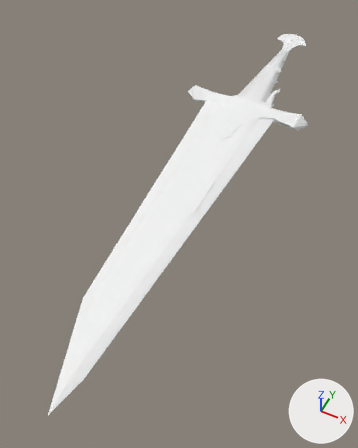
A saved change to the glTF model docs/models/weapons/w00/128.glb.
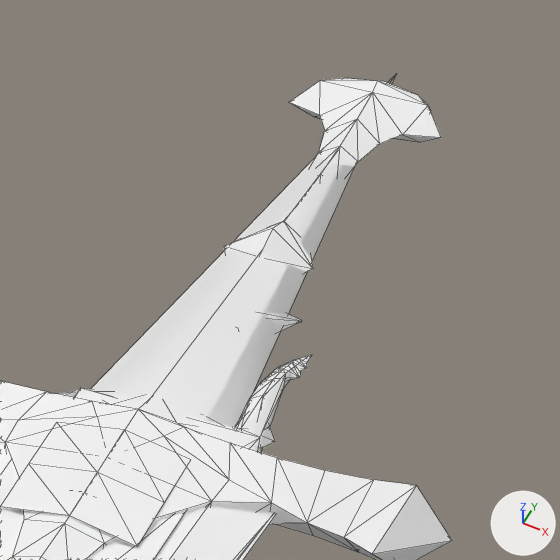
There are two pictures of each version: one whole from a 50 mm camera at (0.78, -2.65, 1.8) aimed at (-0.04, -1.01, -0.25), one close up on the part from 61% to 92% of the width and 4% to 29% of the height. The lights are fixed; the arrows at lower right show +X, +Y and +Z. The first two pictures are the older version. The close-ups show mesh edges as thin lines. Vertices at exactly the same position are counted once.

Before the edit, the objects in view are built like this:
```python
me_group_1 = bpy.data.meshes.new('Group[1]')
me_group_1.from_pydata(...)  # 255 vertices, 452 faces; spans x -0.4..0.4, y -2.25..0.88, z -0.06..0.06
# faces by material slot: [432, 16, 4]
me_group_1.materials.append(mat_xfb__e0__m00_env)  # white #ffffff
me_group_1.materials.append(mat_xfba1__m00_emia)  # white #ffffff
me_group_1.materials.append(mat_xfba_e1__m00_enva)  # white #ffffff
me_group_2 = bpy.data.meshes.new('Group[2]')
me_group_2.from_pydata(...)  # 519 vertices, 909 faces; spans x -0.156..0.147, y -0.805..0.212, z -0.053..0.053
# faces by material slot: [827, 82]
me_group_2.materials.append(mat_xfb__e0__m00_env01)  # white #ffffff
me_group_2.materials.append(mat_xfb__e0__m00_env)  # white #ffffff
ob_group_1 = bpy.data.objects.new('Group[1]', me_group_1)
ob_group_1.location = (0.0, 0.0, 0.0)
ob_group_2 = bpy.data.objects.new('Group[2]', me_group_2)
ob_group_2.location = (0.0, 0.0, 0.0)
```
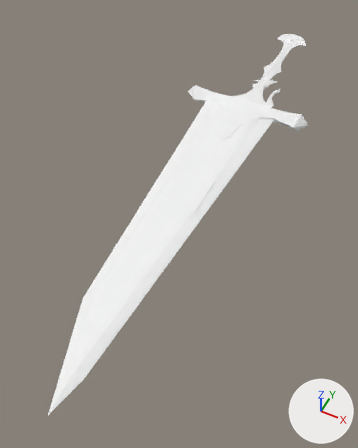
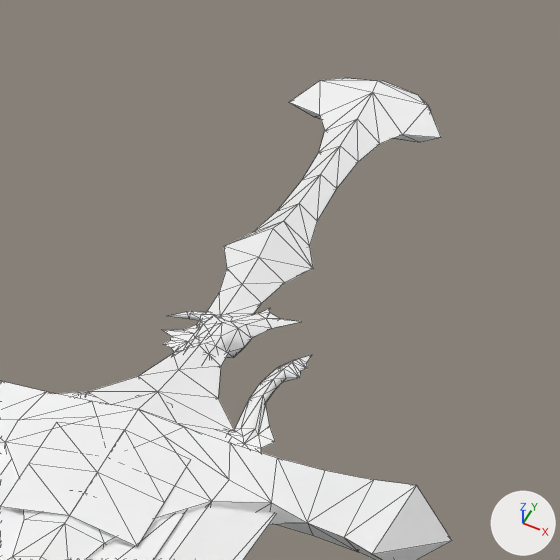
What changed in the scene script:
```text
Change me_group_1:
    used by ob_group_1; location = (0.0, 0.0, 0.0)
    remove me_group_1.from_pydata(...)  # 255 vertices, 452 faces; spans x -0.4..0.4, y -2.25..0.88, z -0.06..0.06
    add me_group_1.from_pydata(...)  # 235 vertices, 424 faces; spans x -0.4..0.4, y -2.25..0.83, z -0.06..0.06
    me_group_1 part 1: the loose piece of 8 vertices spanning x -0.39..0.39, y -0.23..0.88, z -0.05..0.05 is deleted
    other edits to the shape of me_group_1 do not show in these pictures
Change me_group_2:
    used by ob_group_2; location = (0.0, 0.0, 0.0)
    remove me_group_2.from_pydata(...)  # 519 vertices, 909 faces; spans x -0.156..0.147, y -0.805..0.212, z -0.053..0.053
    add me_group_2.from_pydata(...)  # 490 vertices, 859 faces; spans x -0.156..0.147, y -0.805..0.209, z -0.053..0.053
    me_group_2 part 2: the loose piece of 13 vertices spanning x -0.053..0.09, y -0.096..0.212, z -0.019..0.019 is deleted
    me_group_2 part 3
    16 vertices are removed from x -0.14..0.137, y -0.796..0.125, z -0.026..0.026
    30 faces are deleted
```

Location of each change, (x1, y1, x2, y2) in pixels of the close-ups (560 x 560 px):
'Group[1]', reshaped: before (0, 74, 452, 560); after (0, 78, 452, 560)
'Group[2]', reshaped: before (65, 313, 312, 453); after (71, 308, 312, 452)
part 1 of me_group_1, deleted: before (91, 74, 396, 427)
part 2 of me_group_2, deleted: before (265, 313, 302, 330)
part 3 of me_group_2, deleted: before (65, 364, 298, 453)
